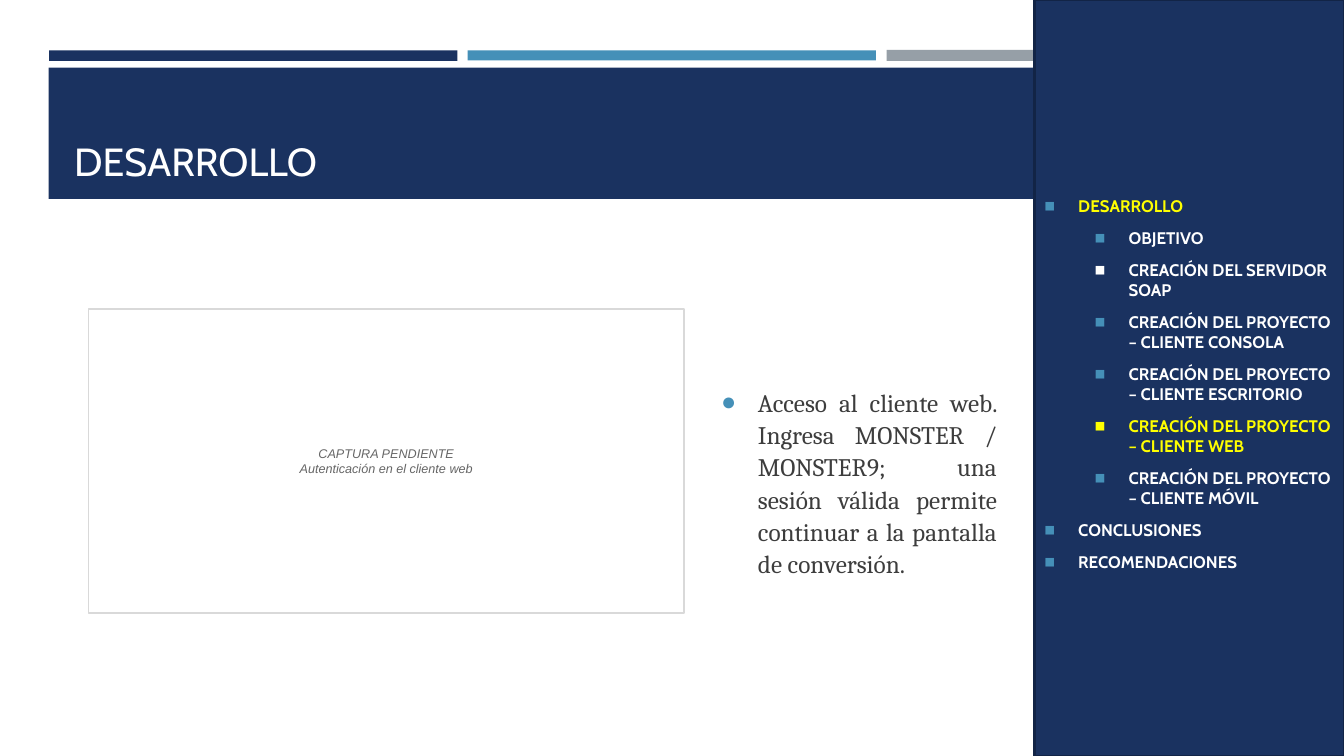
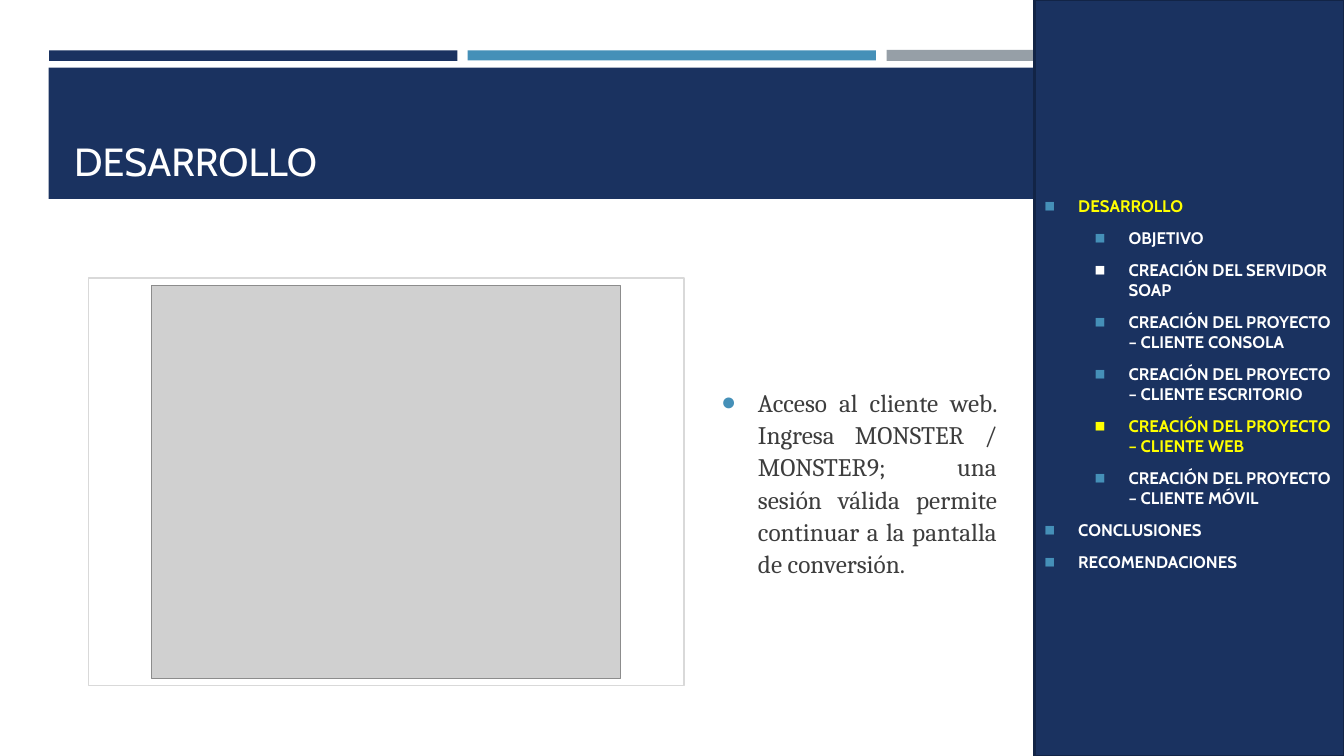
Before and after one commit to gamurigm/u1-arquitectura-documentacion-gr09, a slide deck: slide 22 of TI.1.1. PAO202651_SOAP_JAVA_SINBDD_NRC36884_GR09/05. DOCUMENTACION/02. MANUAL TECNICO/MANUAL_SOAP_JAVA_SINBDD_GR09.pptx. Drawn at 1344x756 pixels with LibreOffice and Linux fonts; fonts in the diff are those of the drawing; grey boxes stand for pictures. Boxes give left, top, right and bottom in pixels: in the first picture for what was removed or moved away, otherwise in the second. Text is boxed around its words. In the diff, an @@ line names an element or a change of style, - is before the commit and + after.

Commit message:
docs: add verified client captures to manuals

```diff
--- a/TI.1.1. PAO202651_SOAP_JAVA_SINBDD_NRC36884_GR09/05. DOCUMENTACION/02. MANUAL TECNICO/MANUAL_SOAP_JAVA_SINBDD_GR09.pptx
+++ b/TI.1.1. PAO202651_SOAP_JAVA_SINBDD_NRC36884_GR09/05. DOCUMENTACION/02. MANUAL TECNICO/MANUAL_SOAP_JAVA_SINBDD_GR09.pptx
@@ rectangle: place and size @@
-rectangle at bbox=[89, 310, 684, 613]
+rectangle at bbox=[89, 278, 684, 686]
@@ picture added at bbox=[151, 285, 621, 679] @@
@@ text in rectangle at bbox=[300, 449, 473, 473]: text removed @@
-CAPTURA PENDIENTE
-Autenticación en el cliente web
```
Also in this commit, not shown: 1 other slide changed, 7 other files.
